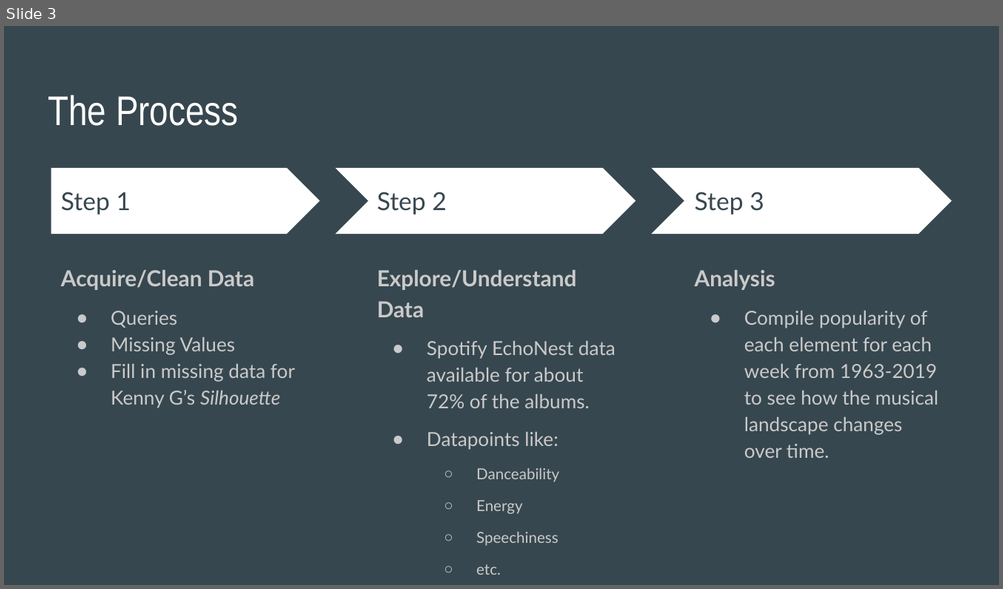
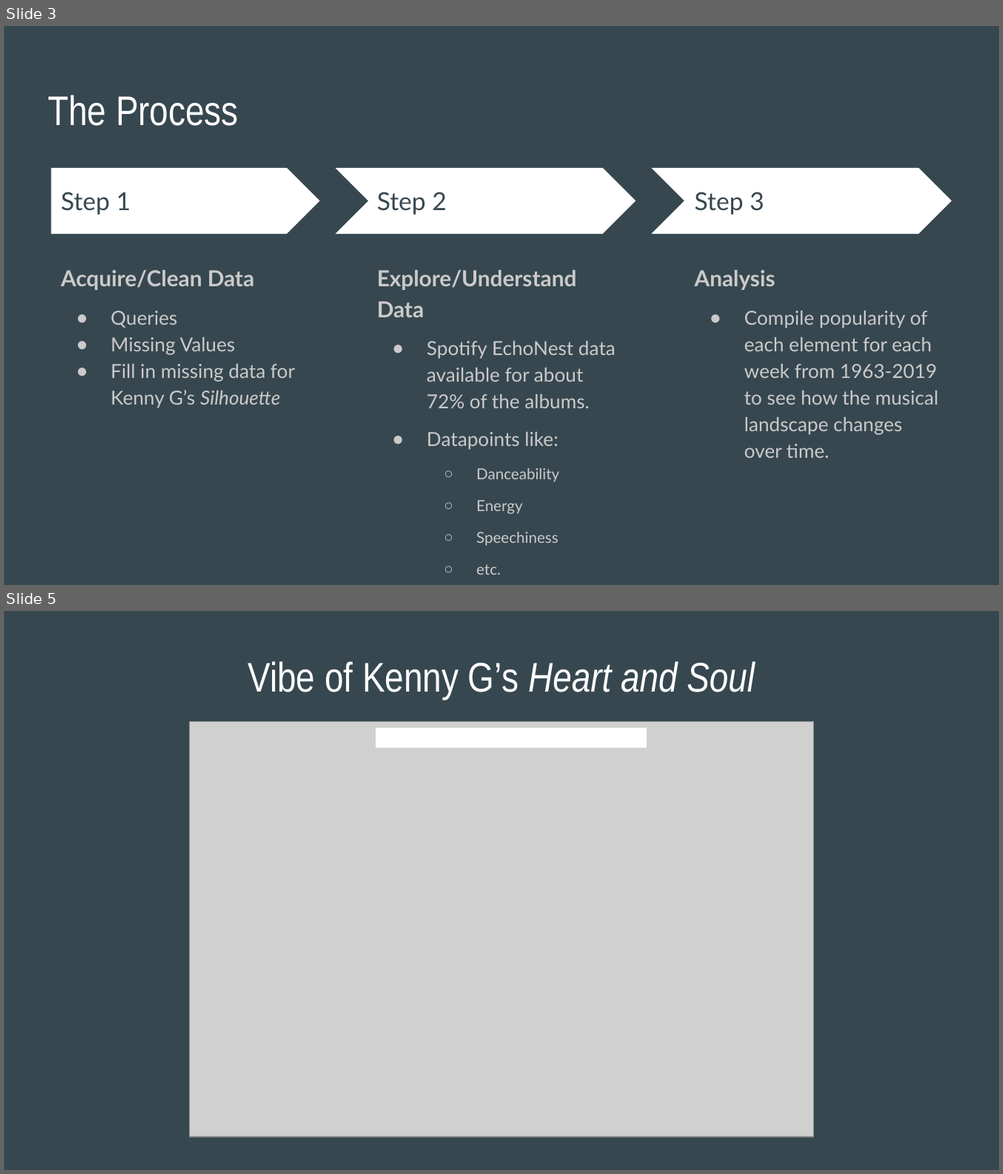
Before and after one commit to ZackMagnotti/tin-pan-data, a slide deck: docs/presentation.pptx. Shown one above the other, each under a label of ours: slide 3 before the commit, slides 3 and 5 after it; the slides between them are not shown. The pictures are 1003x589 and 1003x1174 pixels, drawn with LibreOffice and Linux fonts; fonts in the diff are those of the drawing; grey boxes stand for pictures. Boxes give left, top, right and bottom in pixels: in the first picture for what was removed or moved away, otherwise in the second. Text is boxed around its words. In the diff, an @@ line names an element or a change of style, - is before the commit and + after.

```diff
--- a/docs/presentation.pptx
+++ b/docs/presentation.pptx
@@ slide 5 added at <box>4,611,999,1170</box>, background #37474F @@
@@ title added at <box>247,661,754,699</box>, 30 pt, text #FFFFFF @@
+Vibe of Kenny G’s Heart and Soul
@@ picture added at <box>190,721,814,1137</box> @@
@@ rectangle added at <box>376,729,646,747</box>, fill #FFFFFF, outline #FFFFFF 0.75 pt @@
```
Also in this commit, not shown: 2 slides changed, 4 other slides added.
